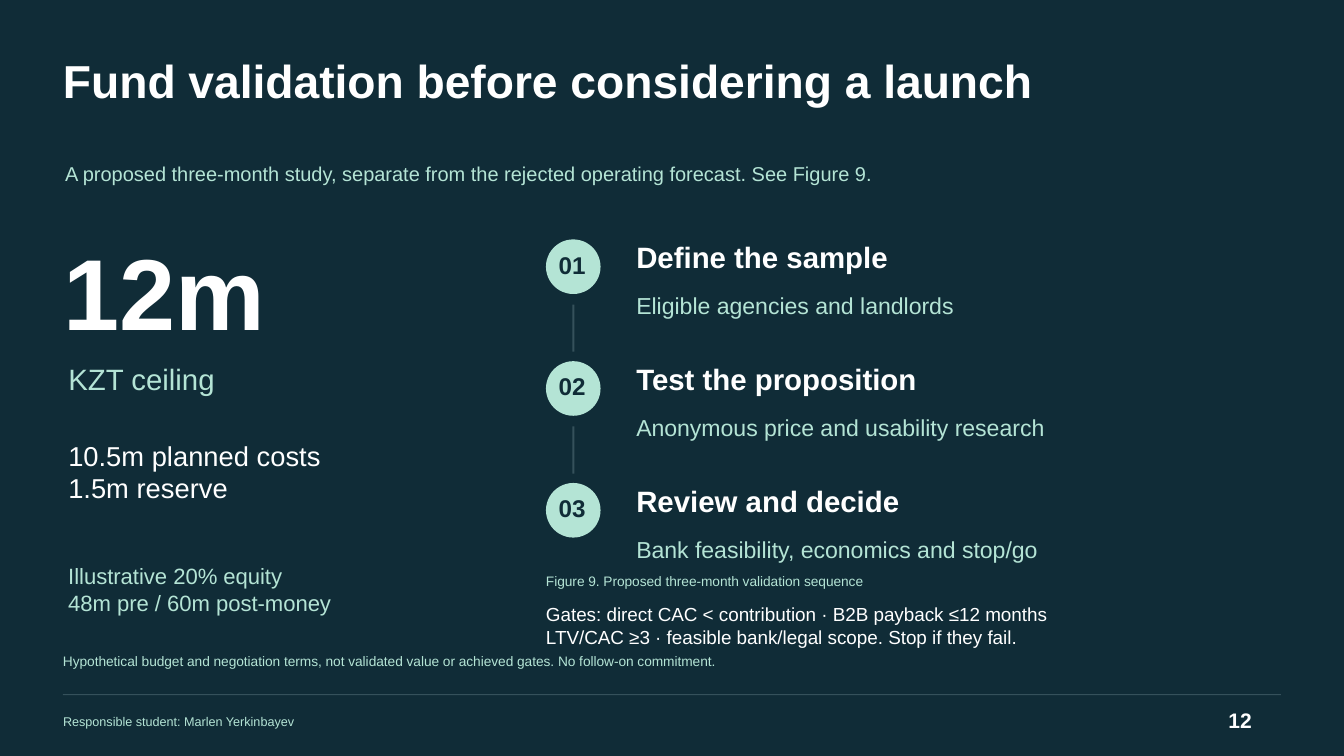
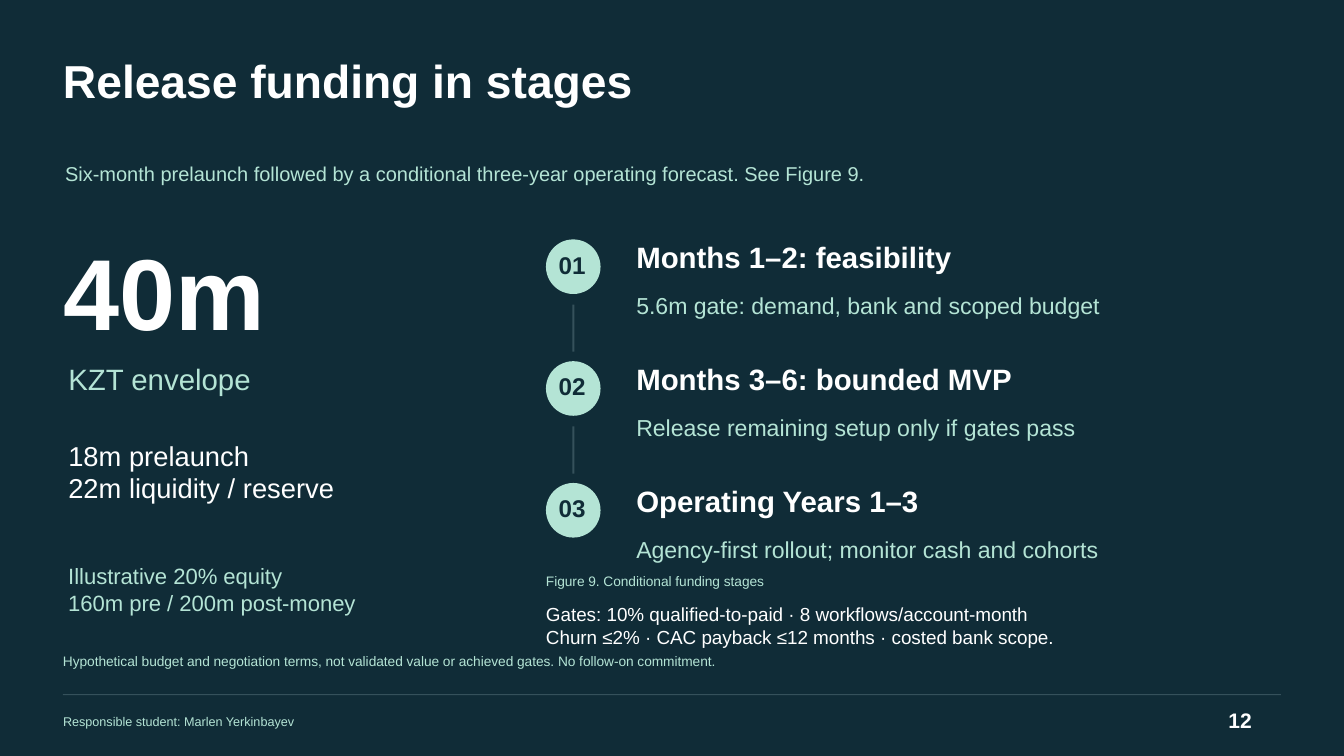
Before and after one commit to Arlan-prog/FinanceFinal, a slide deck: slide 12 of Final_Project_Presentation.pptx. Drawn at 1344x756 pixels with LibreOffice and Linux fonts; fonts in the diff are those of the drawing. Boxes give left, top, right and bottom in pixels: in the first picture for what was removed or moved away, otherwise in the second. Text is boxed around its words. In the diff, an @@ line names an element or a change of style, - is before the commit and + after.

Commit message:
Revise Kepil to conditional lean B2B model with monthly cash flow and sourced assumptions

```diff
--- a/Final_Project_Presentation.pptx
+++ b/Final_Project_Presentation.pptx
@@ text at [63, 64, 632, 108]: text changed @@
-Fund validation before considering a launch
+Release funding in stages
@@ text at [65, 166, 865, 185]: text changed @@
-A proposed three-month study, separate from the rejected operating forecast. See Figure 9.
+Six-month prelaunch followed by a conditional three-year operating forecast. See Figure 9.
@@ text at [63, 259, 265, 331]: text changed @@
-12m
+40m
@@ text at [636, 246, 952, 274]: text changed @@
-Define the sample
+Months 1–2: feasibility
@@ text at [636, 297, 1099, 319]: text changed @@
-Eligible agencies and landlords
+5.6m gate: demand, bank and scoped budget
@@ text at [68, 368, 250, 396]: text changed @@
-KZT ceiling
+KZT envelope
@@ text at [636, 368, 1012, 391]: text changed @@
-Test the proposition
+Months 3–6: bounded MVP
@@ text at [636, 419, 1075, 441]: text changed @@
-Anonymous price and usability research
+Release remaining setup only if gates pass
@@ text at [68, 446, 334, 503]: text changed @@
-10.5m planned costs
-1.5m reserve
+18m prelaunch
+22m liquidity / reserve
@@ text at [636, 490, 918, 518]: text changed @@
-Review and decide
+Operating Years 1–3
@@ text at [636, 541, 1099, 563]: text changed @@
-Bank feasibility, economics and stop/go
+Agency-first rollout; monitor cash and cohorts
@@ text at [68, 595, 356, 616]: text changed @@
-48m pre / 60m post-money
+160m pre / 200m post-money
@@ text at [546, 576, 764, 589]: text changed @@
-Figure 9. Proposed three-month validation sequence
+Figure 9. Conditional funding stages
@@ text at [546, 607, 1053, 648]: text changed @@
-Gates: direct CAC < contribution · B2B payback ≤12 months
-LTV/CAC ≥3 · feasible bank/legal scope. Stop if they fail.
+Gates: 10% qualified-to-paid · 8 workflows/account-month
+Churn ≤2% · CAC payback ≤12 months · costed bank scope.
```
Also in this commit, not shown: 11 other slides changed, 17 other files.
